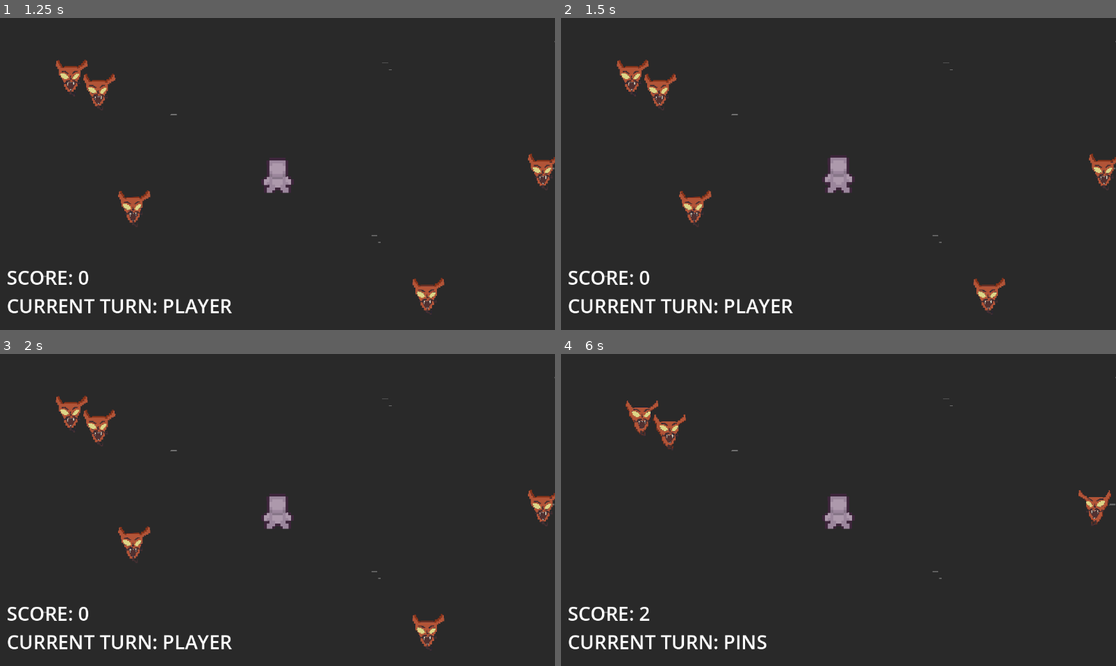
Above: before the commit, frames 1-4 (two rows, left to right).
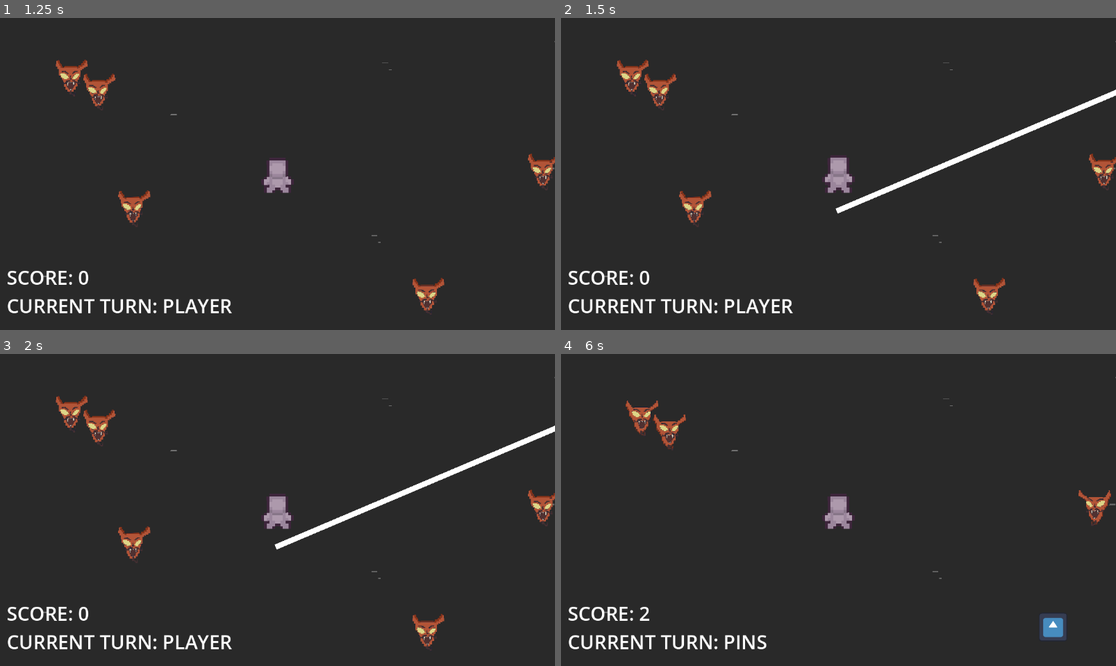
Above: after the commit, the same moments.

Repository: YumNothingSoup/Beginner-Game-Jam
Game: Godot game, scene res://Main Scenes/main_menu.tscn
Two runs of this game, one before a commit and one after it. Both use one fixed random seed, a clock stepped at 60 frames per second and the inputs below. The engine's default icon, where the game draws it, is replaced by a stand-in: a white triangle on a blue panel in a dark square.
Inputs (mouse positions are in pixels of both pictures, inside the frame that each line leads up to):
- Up to frame 1 (1.25 s): click "Start Game" at 0.5 s
- Up to frame 2 (1.5 s): tap Enter at 1.25 s; move the mouse to (960, 158) at 1.27 s; press the mouse at (960, 158) at 1.28 s
- Up to frame 3 (2 s): no input
- Up to frame 4 (6 s): tap Space at 2 s; move the mouse to (727, 525) at 2.02 s; release the mouse at (727, 525) at 2.03 s; click (727, 525) at 2.1 s; move the mouse to (894, 441) at 2.77 s; press the mouse at (894, 441) at 2.78 s; move the mouse to (810, 572) at 3.52 s; release the mouse at (810, 572) at 3.53 s; click (810, 572) at 3.6 s; move the mouse to (1005, 556) at 4.27 s; press the mouse at (1005, 556) at 4.28 s; move the mouse to (672, 463) at 5.02 s; release the mouse at (672, 463) at 5.03 s; click (672, 463) at 5.1 s; move the mouse to (866, 510) at 5.77 s; press the mouse at (866, 510) at 5.78 s

Frame 1 is identical in both runs. In frame 2, 1.0% of the frame differs, in the area x 49-100%, y 22-63%; in frame 3, 1.0%; in frame 4, 0.4%.

Commit message:
Add files via upload

Diff:
--- a/Entities/bowling_ball/bowling_ball.gd
+++ b/Entities/bowling_ball/bowling_ball.gd
@@ -15,6 +15,17 @@
 @onready var collision_shape_2d: CollisionShape2D = %CollisionShape2D
 @onready var hurtbox: Area2D = %Hurtbox
 
+# Sprite (to hide the ball)
+@onready var sprite_2d: Sprite2D = %Sprite2D
+
+@onready var prediction_ray: RayCast2D = %PredictionRayCast
+@onready var prediction_line: Line2D = %PredictionLine
+
+@export var max_prediction_distance: float = 600
+
+# Keep it low to prevent an infinite loop
+var prediction_max_bounces: int = 3
+
 var ball_direction: Vector2 = Vector2.ZERO
 var speed: float = 0
 
@@ -24,7 +35,77 @@
 func _ready() -> void:
 	Events.player_turn_started.connect(on_player_turn_start)
 
+func _process(delta: float) -> void:
+	# Reset line every frame
+	prediction_line.clear_points()
+
+	# Start drawing prediction line when aiming
+	if Input.is_action_pressed("left_mouse") and can_throw:
+		# Line starting point at the origin
+		prediction_line.add_point(Vector2.ZERO)
+		prediction_ray.global_position = prediction_line.global_position
+		# Cast ray towards mouse direction
+		var _max_prediction_distance = max_prediction_distance
+		prediction_ray.target_position = (get_global_mouse_position() - global_position).normalized() * _max_prediction_distance
+		prediction_ray.force_raycast_update()
+
+		var previous_collision_point = null
+		var bounces := 0
+
+		while true:
+			# Handles ending the line
+			if not prediction_ray.is_colliding():
+				var point = prediction_ray.global_position + prediction_ray.target_position
+				prediction_line.add_point(prediction_line.to_local(point))
+				break
+
+			# If ray collides, draw a point at the point of collision
+			var collider = prediction_ray.get_collider()
+			var collision_point = prediction_ray.get_collision_point()
+
+			prediction_line.add_point(prediction_line.to_local(collision_point))
+
+			# Handles bouncing on collision
+
+			var normal = prediction_ray.get_collision_normal()
+
+			if normal == Vector2.ZERO:
+				break
+
+			# Disable previous collisions (prevents error when raycast collides with the same object over and over
+			# instead ofbouncing
+			if previous_collision_point != null and previous_collision_point is TileMapLayer:
+				previous_collision_point.tile_set.set_physics_layer_collision_layer(1, 1)
+				previous_collision_point.tile_set.set_physics_layer_collision_mask(1, 1)
+
+			if previous_collision_point is TileMapLayer:
+				previous_collision_point = collider
+				previous_collision_point.tile_set.set_physics_layer_collision_layer(0, 0)
+				previous_collision_point.tile_set.set_physics_layer_collision_mask(0, 0)
+
+
+			# Keeps raycast length consistent along bounces
+			var distance = prediction_ray.global_position.distance_to(collision_point)
+			_max_prediction_distance = clampf(_max_prediction_distance - distance, 0, _max_prediction_distance)
+
+			# Start new raycast starting from collision point
+			prediction_ray.global_position = collision_point
+			prediction_ray.target_position = prediction_ray.target_position.bounce(normal).normalized() * _max_prediction_distance
+			prediction_ray.force_raycast_update()
+
+			bounces += 1
+			if bounces >= prediction_max_bounces:
+				break
+
+
+		#Re-enable collision upon exiting the loop
+		if previous_collision_point != null and previous_collision_point is TileMapLayer:
+				previous_collision_point.tile_set.set_physics_layer_collision_layer(1, 1)
+				previous_collision_point.tile_set.set_physics_layer_collision_mask(1, 1)
+
+
 func _physics_process(delta: float) -> void:
+
 	if !has_stopped and is_stationary():
 		on_player_turn_end()
 
@@ -47,23 +128,22 @@
 func on_player_turn_start():
 	can_throw = true
 
-func on_player_turn_end():
-	emit_signal("ball_stopped")
-	has_stopped = true
-
 	# Resets the ball to the center and hides it
-	hide()
+	sprite_2d.hide()
 	global_position = player.global_position
 	speed = 0
 	ball_direction = Vector2.ZERO
 	collision_shape_2d.disabled = true
 	hurtbox.monitoring = false
 
+func on_player_turn_end():
+	emit_signal("ball_stopped")
+	has_stopped = true
 
 func launch_ball(direction: Vector2, force: float):
 	has_stopped = false
 	can_throw = false
-	show()
+	sprite_2d.show()
 	collision_shape_2d.disabled = false
 	hurtbox.monitoring = true
 
@@ -79,4 +159,6 @@
 	if area is Pin:
 		area.touchBall()
 
+
+
 signal ball_stopped()
--- a/Entities/bowling_ball/bowling_ball.tscn
+++ b/Entities/bowling_ball/bowling_ball.tscn
@@ -16,6 +16,8 @@
 throw_strength = 1500.0
 
 [node name="Sprite2D" type="Sprite2D" parent="."]
+unique_name_in_owner = true
+visible = false
 scale = Vector2(0.333984, 0.333984)
 texture = ExtResource("2_trkma")
 
@@ -31,4 +33,11 @@
 [node name="CollisionShape2D" type="CollisionShape2D" parent="Hurtbox"]
 shape = SubResource("CircleShape2D_qk8ws")
 
+[node name="PredictionRayCast" type="RayCast2D" parent="."]
+unique_name_in_owner = true
+
+[node name="PredictionLine" type="Line2D" parent="."]
+unique_name_in_owner = true
+width = 8.0
+
 [connection signal="area_entered" from="Hurtbox" to="." method="_on_hurtbox_area_entered"]
--- a/Main Scenes/game_area.tscn
+++ b/Main Scenes/game_area.tscn
@@ -80,15 +80,17 @@
 
 [node name="Player" parent="." groups=["player"] instance=ExtResource("2_4x8qw")]
 unique_name_in_owner = true
+z_index = 1
 position = Vector2(564, 343)
 rotation = -0.00532027
 
 [node name="BowlingBall" parent="." instance=ExtResource("4_75x6v")]
 unique_name_in_owner = true
-visible = false
+visibility_layer = 4
 position = Vector2(561, 363)
 velocity_threshold = 10.0
 throw_strength = 750.0
+max_prediction_distance = 1000.0
 
 [node name="UI" type="CanvasLayer" parent="."]
 
--- a/project.godot
+++ b/project.godot
@@ -39,6 +39,9 @@
 
 [layer_names]
 
+2d_render/layer_1="Player"
+2d_render/layer_2="Bowling Ball"
+2d_render/layer_3="Layer 3"
 2d_physics/layer_1="Walls"
 2d_physics/layer_2="Player"
 2d_physics/layer_3="Bowling Ball"
